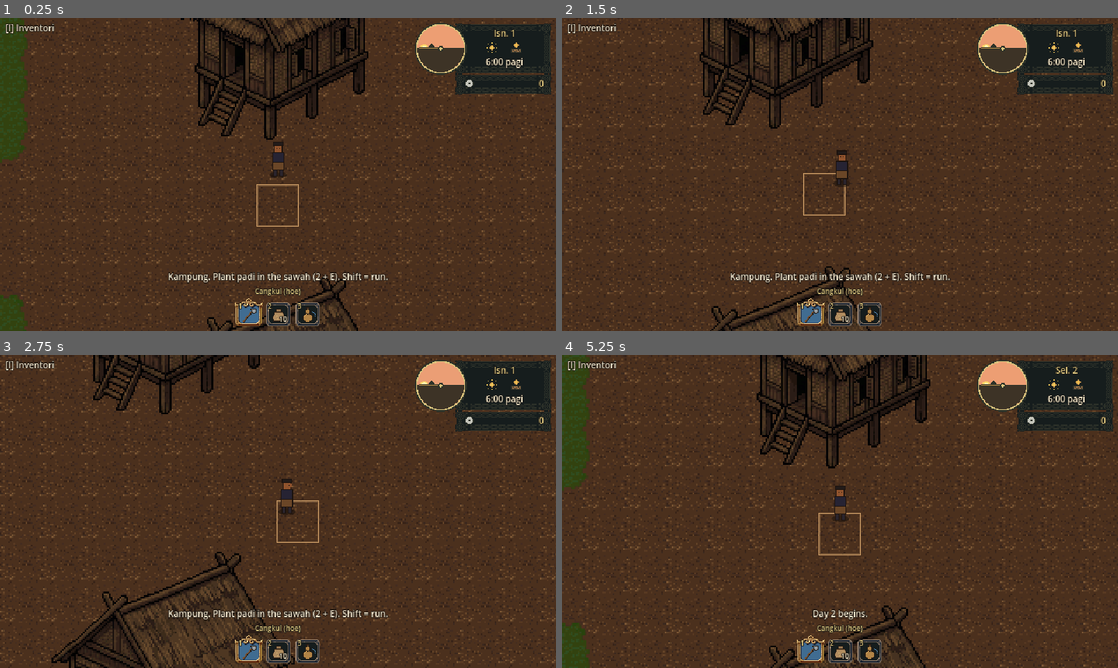
Above: before the commit, frames 1-4 (two rows, left to right).
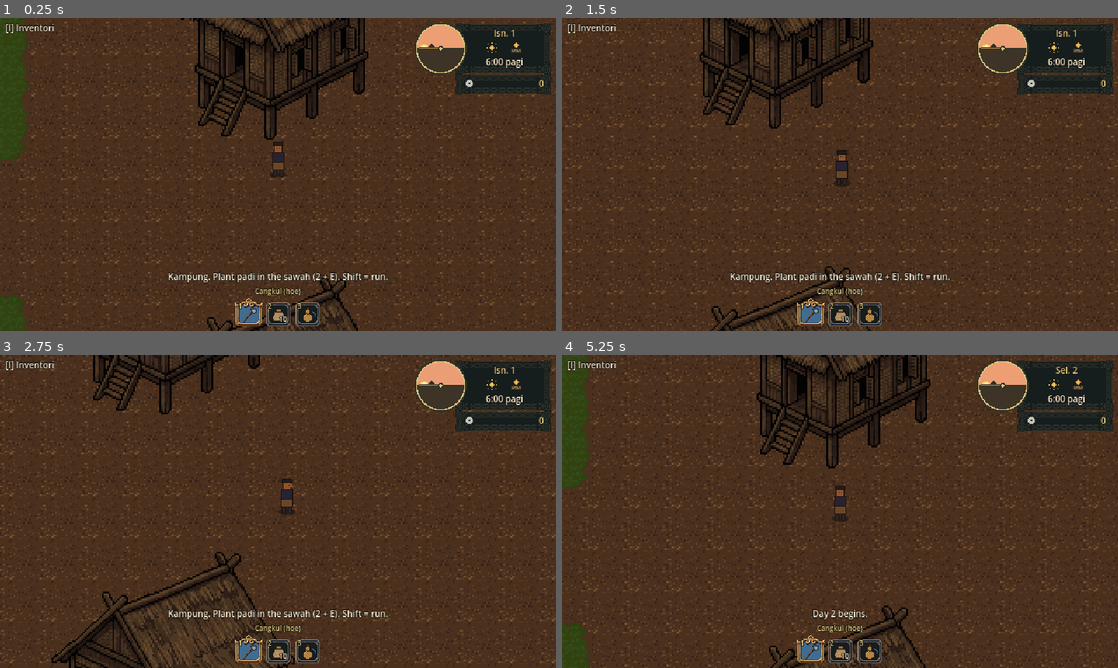
Above: after the commit, the same moments.

Repository: Hans2340/project-harvest
Game: Godot game, scene res://scenes/world/kampung.tscn
The game is run twice, just before and just after one commit, with the same random seed, the same clock (stepped at 60 frames per second) and the same inputs.
Inputs (mouse positions are in pixels of both pictures, inside the frame that each line leads up to):
- Up to frame 1 (0.25 s): no input
- Up to frame 2 (1.5 s): tap Enter at 0.5 s; move the mouse to (962, 158) at 0.52 s; hold D (move_right) 0.53-1.28 s; hold E (interact) 0.53-1.28 s; move the mouse to (728, 190) at 1.27 s; hold S (move_down) from 1.28 s (still down); tap Shift (run) at 1.35 s
- Up to frame 3 (2.75 s): move the mouse to (333, 442) at 2.02 s; release S (move_down) at 2.03 s; hold D (move_right) from 2.03 s (still down); tap 1 (tool_1) at 2.1 s
- Up to frame 4 (5.25 s): move the mouse to (812, 574) at 2.77 s; release D (move_right) at 2.78 s; hold W (move_up) 2.78-3.53 s; tap E (interact) at 2.85 s; move the mouse to (1006, 558) at 3.52 s; hold Shift (run) 3.53-4.28 s; hold A (move_left) 3.53-5.03 s; move the mouse to (673, 464) at 4.27 s; tap 1 (tool_1) at 4.35 s; move the mouse to (867, 511) at 5.02 s; hold S (move_down) from 5.03 s (still down); hold E (interact) from 5.03 s (still down)

The runs differ from the first frame. In frame 1, 0.2% of the frame differs, in the area x 46-54%, y 53-67%; in frame 2, 0.1%; in frame 3, 0.1%; in frame 4, 0.2%.

Commit message:
Remove the tile highlight box in front of the player
Co-Authored-By: Claude Opus 5.5 <noreply@anthropic.com>
Claude-Session: https://claude.ai/code/session_01T1Ki7kxoEo9qRMZRfBvUvg

Diff:
--- a/scenes/world/kampung.tscn
+++ b/scenes/world/kampung.tscn
@@ -1,11 +1,10 @@
-[gd_scene load_steps=8 format=3]
+[gd_scene load_steps=7 format=3]
 
 [ext_resource type="Script" path="res://scripts/world/kampung.gd" id="1_kampung"]
 [ext_resource type="TileSet" path="res://resources/tilesets/kampung_tileset.tres" id="2_tiles"]
 [ext_resource type="PackedScene" path="res://scenes/player/player.tscn" id="3_player"]
 [ext_resource type="PackedScene" path="res://scenes/ui/hud.tscn" id="4_hud"]
 [ext_resource type="Script" path="res://scripts/world/zone_exit.gd" id="5_exit"]
-[ext_resource type="Script" path="res://scripts/ui/tile_highlight.gd" id="6_hl"]
 
 [sub_resource type="RectangleShape2D" id="RectangleShape2D_exit"]
 size = Vector2(12, 96)
@@ -17,9 +16,6 @@
 tile_set = ExtResource("2_tiles")
 
 [node name="Decor" type="Node2D" parent="."]
-
-[node name="Highlight" type="Node2D" parent="."]
-script = ExtResource("6_hl")
 
 [node name="YSort" type="Node2D" parent="."]
 y_sort_enabled = true
--- a/scripts/ui/tile_highlight.gd
+++ /dev/null
@@ -1,12 +0,0 @@
-class_name TileHighlight
-extends Node2D
-## Outline of the tile the player is facing. Drawn in code, so it fits any tile size.
-
-@export var size := 48.0
-@export var color := Color(1.0, 0.94, 0.78, 0.8)
-
-
-func _draw() -> void:
-	var r := Rect2(-size / 2.0, -size / 2.0, size, size)
-	draw_rect(r, color, false, 1.0)
-	draw_rect(r.grow(-1), Color(color, color.a * 0.35), false, 1.0)
--- a/scripts/world/kampung.gd
+++ b/scripts/world/kampung.gd
@@ -81,7 +81,6 @@
 @onready var ysort: Node2D = $YSort
 @onready var crops_root: Node2D = $YSort/Crops
 @onready var player: Player = $YSort/Player
-@onready var highlight: TileHighlight = $Highlight
 @onready var night: CanvasModulate = $Night
 @onready var hud: Hud = $HUD
 
@@ -114,11 +113,6 @@
 		hud.show_message("Kampung. Plant padi in the sawah (2 + E). Shift = run.")
 
 
-func _process(_delta: float) -> void:
-	var c := player.target_cell()
-	highlight.position = Vector2(c * TILE) + Vector2(TILE, TILE) / 2.0
-
-
 func _width() -> int:
 	return (VERTICES[0] as String).length() - 1
 
Not shown, removed: scripts/ui/tile_highlight.gd.uid
